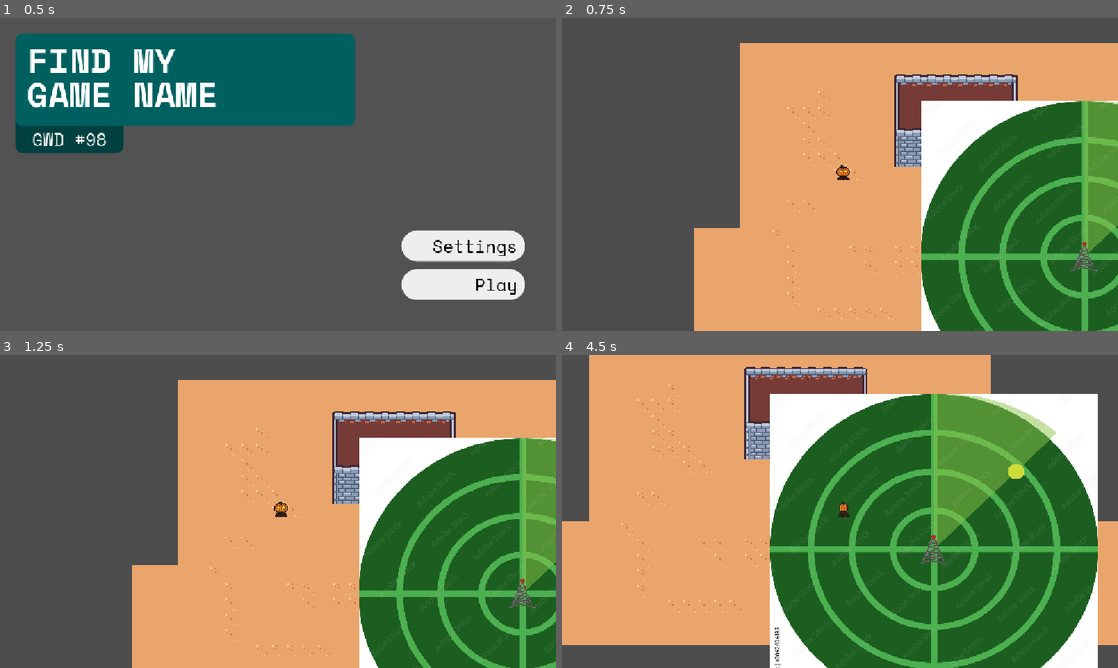
Above: before the commit, frames 1-4 (two rows, left to right).
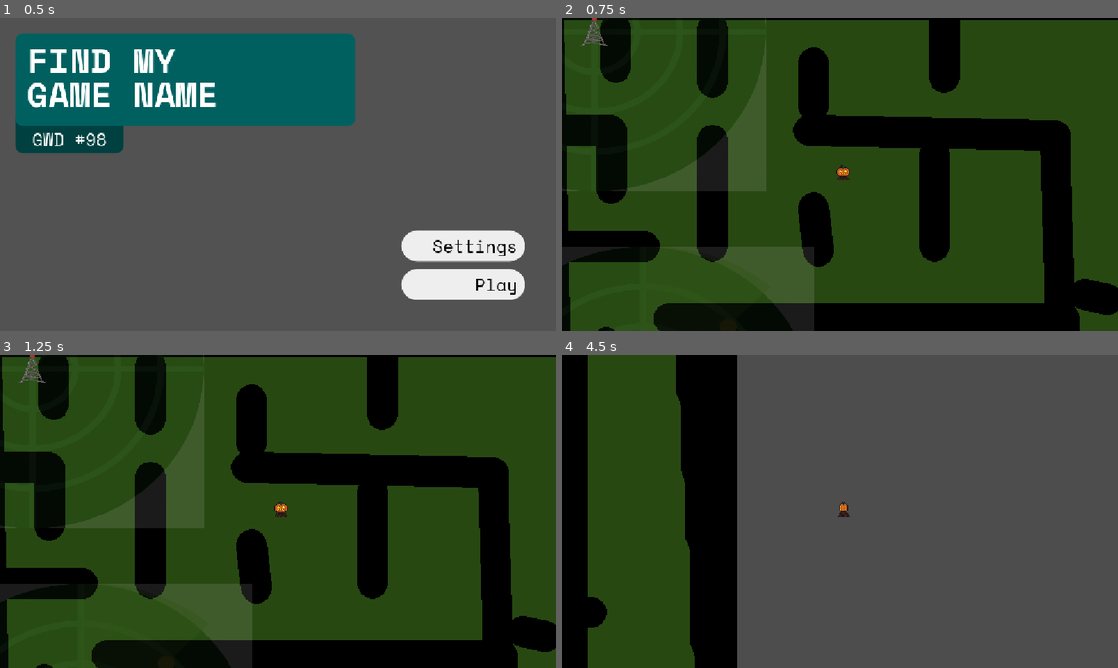
Above: after the commit, the same moments.

Repository: TurbogamesDev/godot-wild-jam-98
Game: Godot game, scene res://assets/scenes/ui/main_menu.tscn
The game is run twice, just before and just after one commit, with the same random seed, the same clock (stepped at 60 frames per second) and the same inputs. The engine's default icon, where the game draws it, is replaced by a stand-in: a white triangle on a blue panel in a dark square.
Inputs (mouse positions are in pixels of both pictures, inside the frame that each line leads up to):
- Up to frame 1 (0.5 s): no input
- Up to frame 2 (0.75 s): click "Play" at 0.5 s
- Up to frame 3 (1.25 s): no input
- Up to frame 4 (4.5 s): tap Enter at 1.25 s; move the mouse to (962, 495) at 1.27 s; hold D (right) 1.28-2.03 s; click (962, 495) at 1.42 s; move the mouse to (728, 527) at 2.02 s; hold S (down) 2.03-2.78 s; move the mouse to (895, 442) at 2.77 s; hold D (right) 2.78-3.53 s; move the mouse to (812, 574) at 3.52 s; hold W (up) 3.53-4.28 s; click (812, 574) at 3.67 s; move the mouse to (1006, 558) at 4.27 s; hold A (left) from 4.28 s (still down)

Frame 1 is identical in both runs. In frame 2, 91% of the frame differs, in the area x 0-100%, y 0-100%; in frame 3, 91%; in frame 4, 95%.

Commit message:
Add map locking on player's position and a marker
Add a Canvas Layer node in "test_level" containing A Control2D, SubViewPortContainer, SubViewPort, as well as the TextureRect containing the map, the Camera2d used for tracking the player's position on the map, and a placeholder marker (tower png).
Change tilemap placeholder map with a TextureRect image.
Change tower's radius alpha (transparency) for better visibility.
Change player's speed for testing purposes.

Diff:
--- a/assets/scenes/characters/signal_tower.tscn
+++ b/assets/scenes/characters/signal_tower.tscn
@@ -14,8 +14,9 @@
 shape = SubResource("CircleShape2D_3hfh6")
 
 [node name="signal_sprite" type="Sprite2D" parent="signal_area" unique_id=488194087]
+modulate = Color(1, 1, 1, 0.105882354)
 position = Vector2(3.8146973e-06, -1.0000001)
-scale = Vector2(0.34034032, 0.322)
+scale = Vector2(0.35435435, 0.33)
 texture = ExtResource("1_xthws")
 
 [node name="tower_sprite" type="Sprite2D" parent="." unique_id=1909462668]
--- a/assets/scenes/levels/test_level.tscn
+++ b/assets/scenes/levels/test_level.tscn
@@ -2,8 +2,10 @@
 
 [ext_resource type="PackedScene" uid="uid://cehg85aas53yo" path="res://assets/scenes/characters/player.tscn" id="1_cxbqx"]
 [ext_resource type="Texture2D" uid="uid://b6iseyesvh1o2" path="res://assets/sprites/Placeholders/tilemap.png" id="2_5qmb5"]
-[ext_resource type="PackedScene" uid="uid://dwmmcuftj3h4m" path="res://assets/scenes/ui/map_ui.tscn" id="2_gd6r1"]
 [ext_resource type="PackedScene" uid="uid://c5e5bd2onbxr8" path="res://assets/scenes/characters/signal_tower.tscn" id="3_nd8wk"]
+[ext_resource type="Texture2D" uid="uid://cc7wtak1eor4o" path="res://assets/sprites/Placeholders/maze-template.png" id="4_gd6r1"]
+[ext_resource type="Script" uid="uid://b8u3mp238ubgc" path="res://assets/scripts/signal-related/map_ui.gd" id="4_nll7m"]
+[ext_resource type="Texture2D" uid="uid://c51gnve6da77d" path="res://assets/sprites/Placeholders/tower-placeholder.png" id="5_00oio"]
 
 [sub_resource type="TileSetAtlasSource" id="TileSetAtlasSource_8jk6n"]
 texture = ExtResource("2_5qmb5")
@@ -97,24 +99,77 @@
 
 [node name="player" parent="." unique_id=1460654996 instance=ExtResource("1_cxbqx")]
 z_index = 1
-position = Vector2(-37.435455, 86.116714)
-
-[node name="Map_UI" parent="player" unique_id=376815417 instance=ExtResource("2_gd6r1")]
-visible = true
-offset_left = -289.71542
-offset_top = -159.06747
-offset_right = -289.71542
-offset_bottom = -159.06747
+position = Vector2(470.17725, 318.69574)
 
 [node name="Camera2D" type="Camera2D" parent="player" unique_id=620332721]
 position = Vector2(-3, 2)
 zoom = Vector2(2, 2)
 
 [node name="TileMapLayer" type="TileMapLayer" parent="." unique_id=946592971]
+visible = false
 tile_map_data = PackedByteArray("AAD3//3/AQAAAAQAAAD3//7/AQAAAAQAAAD3////AQAAAAQAAAD3/wAAAQAAAAQAAAD3/wEAAQAAAAQAAAD3/w …(10288 unchanged characters)…
 tile_set = SubResource("TileSet_3hfh6")
 
 [node name="Signal_Tower" parent="." unique_id=394025046 instance=ExtResource("3_nd8wk")]
 position = Vector2(213, 174)
 
-[connection signal="signal_changed" from="player" to="player/Map_UI" method="_on_player_signal_changed"]
+[node name="Signal_Tower2" parent="." unique_id=839086749 instance=ExtResource("3_nd8wk")]
+position = Vector2(1023.04193, 493.43)
+
+[node name="Signal_Tower3" parent="." unique_id=2011793040 instance=ExtResource("3_nd8wk")]
+position = Vector2(262.83942, 561.3389)
+
+[node name="Signal_Tower4" parent="." unique_id=1789504375 instance=ExtResource("3_nd8wk")]
+position = Vector2(1497.8577, 396.68646)
+
+[node name="CanvasLayer" type="CanvasLayer" parent="." unique_id=1754502190]
+
+[node name="MapUI" type="Control" parent="CanvasLayer" unique_id=434076267]
+propagate_maximum_size = true
+layout_mode = 3
+anchors_preset = 15
+anchor_right = 1.0
+anchor_bottom = 1.0
+grow_horizontal = 2
+grow_vertical = 2
+script = ExtResource("4_nll7m")
+
+[node name="SubViewportContainer" type="SubViewportContainer" parent="CanvasLayer/MapUI" unique_id=1997303979]
+custom_minimum_size = Vector2(400, 300)
+layout_mode = 1
+anchors_preset = 15
+anchor_right = 1.0
+anchor_bottom = 1.0
+grow_horizontal = 2
+grow_vertical = 2
+stretch = true
+
+[node name="SubViewport" type="SubViewport" parent="CanvasLayer/MapUI/SubViewportContainer" unique_id=1958771113]
+handle_input_locally = false
+size = Vector2i(1152, 648)
+render_target_update_mode = 4
+
+[node name="TextureRect" type="TextureRect" parent="CanvasLayer/MapUI/SubViewportContainer/SubViewport" unique_id=57806900]
+offset_right = 1920.0
+offset_bottom = 1080.0
+texture = ExtResource("4_gd6r1")
+
+[node name="Camera2D" type="Camera2D" parent="CanvasLayer/MapUI/SubViewportContainer/SubViewport" unique_id=318113429]
+limit_left = 0
+limit_top = 0
+limit_right = 1920
+limit_bottom = 1080
+
+[node name="Marker" type="Sprite2D" parent="CanvasLayer/MapUI/SubViewportContainer/SubViewport" unique_id=1831322316]
+position = Vector2(473, 348)
+scale = Vector2(0.84374976, 1)
+texture = ExtResource("5_00oio")
+
+[node name="temporary map" type="TextureRect" parent="." unique_id=338654593]
+modulate = Color(0.380189, 0.380189, 0.38018897, 1)
+z_index = -1
+offset_right = 40.0
+offset_bottom = 40.0
+texture = ExtResource("4_gd6r1")
+
+[connection signal="signal_changed" from="player" to="CanvasLayer/MapUI" method="_on_player_signal_changed"]
--- a/assets/scripts/movement/player.gd
+++ b/assets/scripts/movement/player.gd
@@ -1,6 +1,6 @@
 extends CharacterBody2D
 
-@export var speed = 120
+@export var speed = 1200
 @onready var _animated_sprite = $AnimatedSprite2D
 
 signal signal_changed(has_signal: bool)
--- a/assets/scripts/signal-related/map_ui.gd
+++ b/assets/scripts/signal-related/map_ui.gd
@@ -1,18 +1,35 @@
 extends Control
 
+@onready var player: CharacterBody2D = $"../../player"
+@onready var sub_viewport: SubViewport = $SubViewportContainer/SubViewport
+
+@onready var cam: Camera2D = $SubViewportContainer/SubViewport/Camera2D
+@onready var marker: Sprite2D = $SubViewportContainer/SubViewport/Marker
+
+var map_scale := 1.0
+var is_in_range := false
+
 signal map_open
-var is_in_range := false
 
 # Called when the node enters the scene tree for the first time.
 func _ready() -> void:
+	cam.zoom = Vector2(1.2, 1.2)
 	process_mode = Node.PROCESS_MODE_ALWAYS
 	visible = false
 
 func _unhandled_input(event: InputEvent) -> void:
 	if event.is_action_pressed("toggle_map") and is_in_range:
+		player.visible = not player.visible
 		visible = not visible
 		get_tree().paused = visible
 		get_viewport().set_input_as_handled()
 
 func _on_player_signal_changed(has_signal: bool) -> void:
 	is_in_range = has_signal
+
+func _process(delta: float) -> void:
+	if not visible :
+		return
+	var map_pos = player.global_position * map_scale
+	cam.position = map_pos
+	marker.position = map_pos
